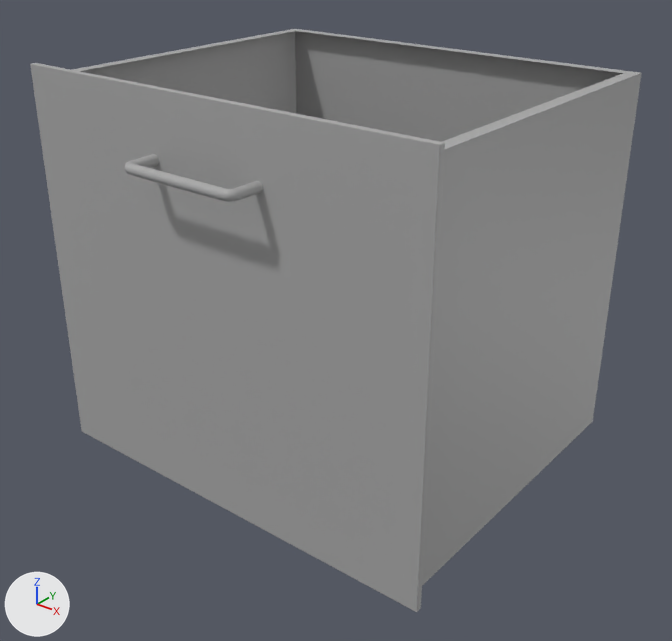
The FBX model Assets/Raw/tv_stand_drawer4.fbx as it was, and as the next commit left it.
Rendered twice from a 50 mm lens placed at (1.486, -0.82, 0.878), pointed at (0.851, -0.027, 0.386). The axes (+X, +Y, +Z) are drawn at lower left. The lights are the same throughout. Where no turn or scale is listed for an object, it has been applied to the vertices. Vertices at the same position are counted once.

In view in the first picture: 'drawer', 'handle'.
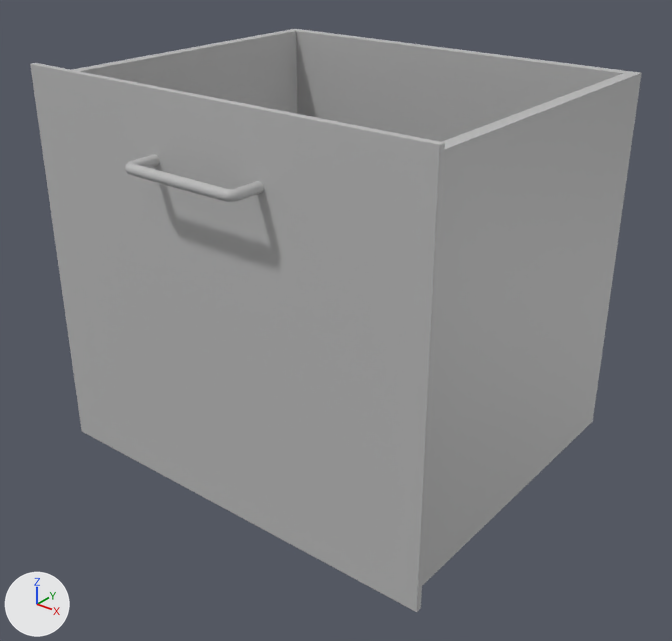
The newer file is also turned or shifted as a whole; pictures and numbers use the older file's frame.

Scene script edits in JSON lines:
```json
{"op": "add", "block": "mat_lambert2", "code": ["mat_lambert2 = principled_material('lambert2')", "mat_lambert2.base_color = (0.5, 0.5, 0.5)  # grey #bcbcbc"]}
{"block": "me_mesh_001", "where": "# used by ob_drawer; location = (0.829, 0.011, 0.441)"}
{"block": "me_mesh_001", "where": "# verts and faces of me_mesh_001; kept vertices keep their numbers, new ones are numbered from 72"}
{"block": "me_mesh_001", "where": "# before: 0 (-0.243, -0.195, -0.231), 1 (0.243, -0.195, -0.231), 2 (-0.243, -0.195, 0.229), 3 (0.243, -0.195, 0.229), 4 (-0.243, 0.203, 0.229) at pixel (295, 31)"}
{"block": "me_mesh_001", "where": "# before: 5 (0.243, 0.203, 0.229) at pixel (623, 73), 6 (-0.243, 0.203, -0.231), 7 (0.243, 0.203, -0.231)"}
{"op": "remove", "block": "me_mesh_001", "code": "me_mesh_001.from_pydata(...)  # 72 vertices, 69 faces; spans x -0.27..0.27, y -0.218..0.218, z -0.241..0.241"}
{"op": "add", "block": "me_mesh_001", "code": "me_mesh_001.from_pydata(...)  # 72 vertices, 72 faces; spans x -0.27..0.27, y -0.218..0.218, z -0.241..0.241"}
{"block": "me_mesh_001", "change": "me_mesh_001 part 1"}
{"op": "add", "block": "me_mesh_001", "code": "delete_faces([(0, 6, 7, 1)])"}
{"op": "add", "block": "me_mesh_001", "code": "faces += [(0, 2, 3, 1), (0, 6, 4, 2), (4, 6, 7, 5), (1, 3, 5, 7)]"}
{"block": "me_mesh_001", "change": "me_mesh_001 part 2: 68 faces spanning x -0.27..0.27, y -0.218..0.218, z -0.241..0.241 switch from mat_standardsurface1 (grey #aaaaaa) to mat_lambert2 (grey #bcbcbc)"}
```

Changed parts and their boxes [x1, y1, x2, y2] in the pictures (672 x 641 px):
```json
{"part": 1, "of": "me_mesh_001", "change": "built on", "after": [80, 31, 623, 142]}
{"part": 2, "of": "me_mesh_001", "change": "recoloured", "before": [30, 29, 641, 612], "after": [30, 29, 641, 612]}
```
